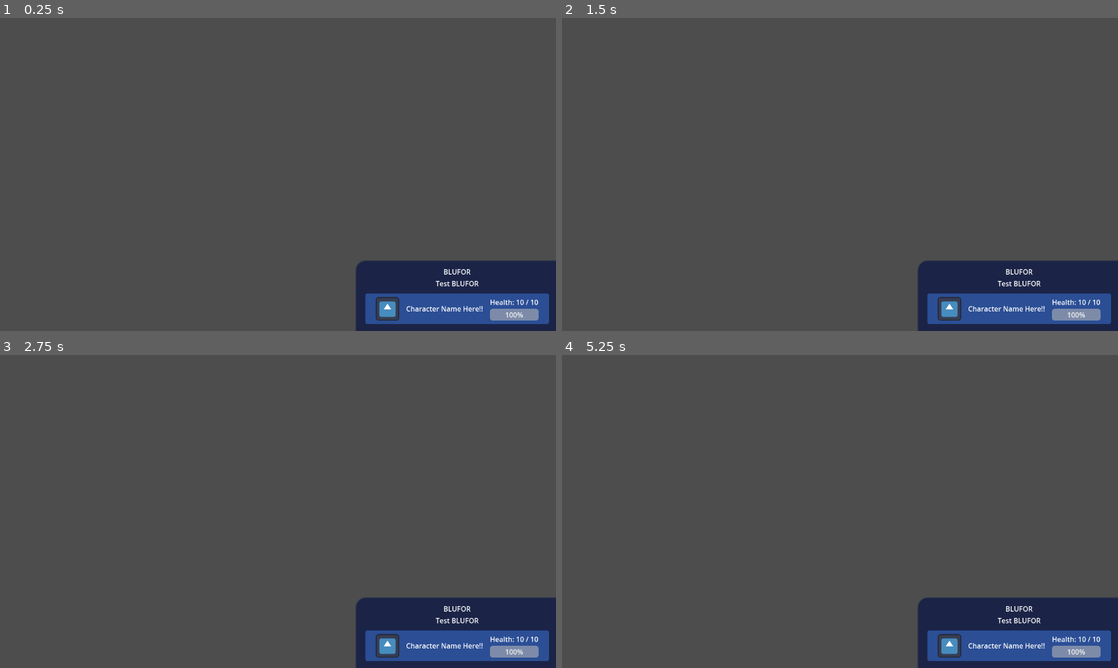
Above: before the commit, frames 1-4 (two rows, left to right).
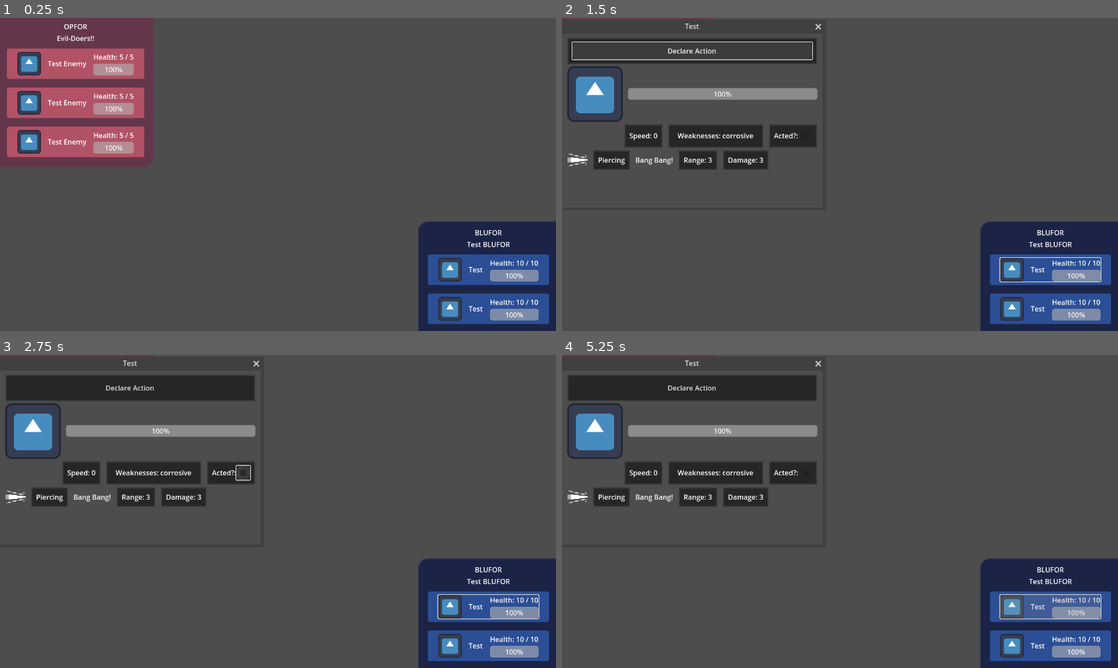
Above: after the commit, the same moments.

Repository: ScootsChan/susumeba-futatsu
Game: Godot game, scene res://scenes/main_ui.tscn
Two runs of this game, one before a commit and one after it. Both use one fixed random seed, a clock stepped at 60 frames per second and the inputs below. The project has no main scene, so this scene is started directly. The engine's default icon, where the game draws it, is replaced by a stand-in: a white triangle on a blue panel in a dark square.
Inputs (mouse positions are in pixels of both pictures, inside the frame that each line leads up to):
- Up to frame 1 (0.25 s): no input
- Up to frame 2 (1.5 s): click (1051, 268) at 0.52 s; click (689, 49) at 1.25 s, where only the run after the commit has a clickable "Declare Action"
- Up to frame 3 (2.75 s): click (244, 473) at 2.02 s
- Up to frame 4 (5.25 s): click (1051, 605) at 2.77 s; click (689, 386) at 3.5 s, where only the run after the commit has a clickable "Declare Action"; click (806, 473) at 4.27 s; click (1051, 605) at 5.02 s

The runs differ from the first frame. In frame 1, 15% of the frame differs, in the area x 1-100%, y 1-100%; in frame 2, 15%; in frame 3, 17%; in frame 4, 17%.
Error before the commit: Invalid assignment of property or key 'texture' with value of type 'CompressedTexture2D' on a base object of type 'Nil'. (res://scripts/character_ticker.gd:22)

Commit message:
main ui implementation

Diff:
--- a/data/characters/test_char.tres
+++ b/data/characters/test_char.tres
@@ -19,7 +19,7 @@
 sprite = ExtResource("3_xdiou")
 acted = false
 speed = 0
-weakness = ""
+weakness = "corrosive"
 health = 10
 max_health = 10
 attacks = Array[ExtResource("1_bd0pd")]([SubResource("Resource_i3hlp")])
--- a/data/teams/test_BLUFOR.tres
+++ b/data/teams/test_BLUFOR.tres
@@ -7,4 +7,4 @@
 [resource]
 script = ExtResource("1_x3wt3")
 team_name = "Test BLUFOR"
-lineup = Array[ExtResource("1_6e8r3")]([ExtResource("2_i1gja")])
+lineup = Array[ExtResource("1_6e8r3")]([ExtResource("2_i1gja"), ExtResource("2_i1gja")])
--- /dev/null
+++ b/data/teams/test_OPFOR.tres
@@ -0,0 +1,10 @@
+[gd_resource type="Resource" script_class="TeamData" load_steps=4 format=3 uid="uid://btpwmotwst626"]
+
+[ext_resource type="Script" path="res://scripts/resources/character_data.gd" id="1_wqnqc"]
+[ext_resource type="Script" path="res://scripts/resources/team.gd" id="2_iu7ii"]
+[ext_resource type="Resource" uid="uid://bvbqro74lan3o" path="res://data/characters/test_enemy.tres" id="2_ymeqc"]
+
+[resource]
+script = ExtResource("2_iu7ii")
+team_name = "Evil-Doers!!"
+lineup = Array[ExtResource("1_wqnqc")]([ExtResource("2_ymeqc"), ExtResource("2_ymeqc"), ExtResource("2_ymeqc")])
--- a/scenes/char_ticker.tscn
+++ b/scenes/char_ticker.tscn
@@ -1,27 +1,72 @@
-[gd_scene load_steps=5 format=3 uid="uid://bkf7gjcsviqns"]
+[gd_scene load_steps=11 format=3 uid="uid://bkf7gjcsviqns"]
 
+[ext_resource type="StyleBox" uid="uid://gjn2an8rcles" path="res://visuals/ui/blufor_ticker.tres" id="1_3ixdb"]
 [ext_resource type="Script" path="res://scripts/character_ticker.gd" id="1_g7w5s"]
 [ext_resource type="Texture2D" uid="uid://b5d2l4qh56jf0" path="res://icon.svg" id="2_4nc5s"]
 
-[sub_resource type="StyleBoxFlat" id="StyleBoxFlat_2ngji"]
+[sub_resource type="StyleBoxEmpty" id="StyleBoxEmpty_enydj"]
+
+[sub_resource type="StyleBoxFlat" id="StyleBoxFlat_vhjf8"]
+content_margin_left = 8.0
+content_margin_top = 8.0
+content_margin_right = 8.0
+content_margin_bottom = 8.0
+bg_color = Color(0.6, 0.6, 0.6, 0.192157)
+corner_radius_top_left = 12
+corner_radius_top_right = 12
+corner_radius_bottom_right = 12
+corner_radius_bottom_left = 12
+
+[sub_resource type="StyleBoxFlat" id="StyleBoxFlat_2py6d"]
+content_margin_left = 8.0
+content_margin_top = 8.0
+content_margin_right = 8.0
+content_margin_bottom = 8.0
+bg_color = Color(0.6, 0.6, 0.6, 0.427451)
+corner_radius_top_left = 12
+corner_radius_top_right = 12
+corner_radius_bottom_right = 12
+corner_radius_bottom_left = 12
+
+[sub_resource type="StyleBoxEmpty" id="StyleBoxEmpty_fdga3"]
+content_margin_left = 8.0
+content_margin_top = 8.0
+content_margin_right = 8.0
+content_margin_bottom = 8.0
+
+[sub_resource type="StyleBoxFlat" id="StyleBoxFlat_mqthf"]
+bg_color = Color(0.6, 0.6, 0.6, 0.192157)
+corner_radius_top_left = 12
+corner_radius_top_right = 12
+corner_radius_bottom_right = 12
+corner_radius_bottom_left = 12
+
+[sub_resource type="StyleBoxFlat" id="StyleBoxFlat_pacpd"]
 content_margin_left = 32.0
 content_margin_top = 16.0
 content_margin_right = 32.0
 content_margin_bottom = 16.0
-bg_color = Color(0.168627, 0.305882, 0.584314, 1)
+bg_color = Color(0.698039, 0.321569, 0.4, 1)
 border_width_left = 8
 border_width_top = 8
 border_width_right = 8
 border_width_bottom = 8
-border_color = Color(0.168627, 0.305882, 0.584314, 0)
+border_color = Color(0.698039, 0.321569, 0.4, 0)
 corner_radius_top_left = 12
 corner_radius_top_right = 12
 corner_radius_bottom_right = 12
 corner_radius_bottom_left = 12
 
 [sub_resource type="Theme" id="Theme_jvf60"]
+Button/styles/disabled = SubResource("StyleBoxEmpty_enydj")
+Button/styles/hover = SubResource("StyleBoxFlat_vhjf8")
+Button/styles/hover_pressed = SubResource("StyleBoxFlat_2py6d")
+Button/styles/normal = SubResource("StyleBoxEmpty_fdga3")
+Button/styles/pressed = SubResource("StyleBoxFlat_mqthf")
+EnemyPanel/base_type = &"PanelContainer"
+EnemyPanel/styles/panel = SubResource("StyleBoxFlat_pacpd")
 HBoxContainer/constants/separation = 16
-PanelContainer/styles/panel = SubResource("StyleBoxFlat_2ngji")
+PanelContainer/styles/panel = ExtResource("1_3ixdb")
 
 [node name="CharTicker" type="PanelContainer"]
 offset_right = 40.0
@@ -54,3 +99,8 @@
 size_flags_vertical = 3
 max_value = 10.0
 step = 1.0
+
+[node name="Select" type="Button" parent="."]
+layout_mode = 2
+
+[connection signal="button_up" from="Select" to="." method="_on_select_button_up"]
--- a/scenes/combat_tiles.tscn
+++ b/scenes/combat_tiles.tscn
@@ -23,3 +23,5 @@
 script = ExtResource("2_3mvoa")
 
 [node name="main_ui" parent="." instance=ExtResource("3_twcmv")]
+offset_right = 1280.0
+offset_bottom = 720.0
--- a/scenes/main_ui.tscn
+++ b/scenes/main_ui.tscn
@@ -1,22 +1,25 @@
-[gd_scene load_steps=4 format=3 uid="uid://6evq1w52p54j"]
+[gd_scene load_steps=5 format=3 uid="uid://6evq1w52p54j"]
 
+[ext_resource type="StyleBox" uid="uid://co7ntdu0fqsox" path="res://visuals/ui/player_info_panel.tres" id="1_4f8mo"]
 [ext_resource type="Script" path="res://scripts/main_ui.gd" id="1_djvmp"]
 
-[sub_resource type="StyleBoxFlat" id="StyleBoxFlat_typcm"]
-content_margin_left = 16.0
-content_margin_top = 16.0
-content_margin_right = 8.0
-content_margin_bottom = 8.0
-bg_color = Color(0.105882, 0.141176, 0.278431, 1)
-border_width_left = 4
-border_width_top = 4
-border_color = Color(0.105882, 0.141176, 0.278431, 0)
+[sub_resource type="StyleBoxFlat" id="StyleBoxFlat_bcrm2"]
+content_margin_left = 8.0
+content_margin_top = 8.0
+content_margin_right = 16.0
+content_margin_bottom = 16.0
+bg_color = Color(0.392157, 0.211765, 0.294118, 1)
+border_width_right = 4
+border_width_bottom = 4
+border_color = Color(0.392157, 0.211765, 0.294118, 0)
 border_blend = true
-corner_radius_top_left = 24
+corner_radius_bottom_right = 24
 
 [sub_resource type="Theme" id="Theme_j5wdv"]
+EnemyPanel/base_type = &"PanelContainer"
+EnemyPanel/styles/panel = SubResource("StyleBoxFlat_bcrm2")
 PlayerPanel/base_type = &"PanelContainer"
-PlayerPanel/styles/panel = SubResource("StyleBoxFlat_typcm")
+PlayerPanel/styles/panel = ExtResource("1_4f8mo")
 
 [node name="main_ui" type="Control"]
 layout_mode = 3
@@ -53,3 +56,22 @@
 layout_mode = 2
 text = "Team Name Here"
 horizontal_alignment = 1
+
+[node name="EnemyBox" type="PanelContainer" parent="."]
+layout_mode = 0
+offset_right = 40.0
+offset_bottom = 40.0
+theme_type_variation = &"EnemyPanel"
+
+[node name="EnemyVBox" type="VBoxContainer" parent="EnemyBox"]
+layout_mode = 2
+
+[node name="OPFORLabel" type="Label" parent="EnemyBox/EnemyVBox"]
+layout_mode = 2
+text = "OPFOR"
+horizontal_alignment = 1
+
+[node name="TeamNameLabel" type="Label" parent="EnemyBox/EnemyVBox"]
+layout_mode = 2
+text = "Team Name Here"
+horizontal_alignment = 1
--- a/scripts/char_info.gd
+++ b/scripts/char_info.gd
@@ -6,14 +6,15 @@
 @onready var main_vbox: VBoxContainer = $CharContainer/MainVBox
 @onready var act_check: CheckBox = $CharContainer/MainVBox/StatHBox/ActPanel/ActHBox/ActCheck
 @onready var declare_button: Button = $CharContainer/MainVBox/DeclarePanel/DeclareButton
+@onready var sprite: TextureRect = $CharContainer/MainVBox/TitleHBox/Sprite
 
 
 const TEST_CHAR = preload("res://data/characters/test_char.tres")
 
 # Called when the node enters the scene tree for the first time.
 func _ready() -> void:
-	load_data(TEST_CHAR)
-	#pass # Replace with function body.
+	#load_data(TEST_CHAR)
+	pass # Replace with function body.
 
 
 # Called every frame. 'delta' is the elapsed time since the previous frame.
@@ -24,6 +25,7 @@
 	self.title = data.char_name
 	hp_bar.value = data.health
 	hp_bar.max_value = data.max_health
+	sprite.texture = data.sprite
 	speed_label.text = "Speed: "+str(data.speed)
 	weakness_label.text = "Weaknesses: "+data.weakness
 	if data.acted == true:
--- a/scripts/character_ticker.gd
+++ b/scripts/character_ticker.gd
@@ -3,13 +3,15 @@
 @onready var name_label: Label = $MainHBox/NameLabel
 @onready var hp_bar: ProgressBar = $MainHBox/HPVBox/HPBar
 @onready var hp_label: Label = $MainHBox/HPVBox/HPLabel
-
+@onready var select: Button = $Select
+const TEST_CHAR = preload("res://data/characters/test_char.tres")
+const CHAR_INFO = preload("res://scenes/char_info.tscn")
 var char_data: CharacterData
 
 # Called when the node enters the scene tree for the first time.
 func _ready() -> void:
 	pass # Replace with function body.
-
+	#load_data(TEST_CHAR)
 
 # Called every frame. 'delta' is the elapsed time since the previous frame.
 func _process(delta: float) -> void:
@@ -21,3 +23,10 @@
 	char_data = data
 	sprite.texture = data.sprite
 	name_label.text = data.char_name
+	if data.allegiance != "BLUFOR":
+		select.disabled = true
+
+func _on_select_button_up() -> void:
+	var char_info = CHAR_INFO.instantiate()
+	add_child(char_info)
+	char_info.load_data(char_data)
--- a/scripts/main_ui.gd
+++ b/scripts/main_ui.gd
@@ -1,13 +1,18 @@
 extends Control
 @onready var team_name_label: Label = $PlayerBox/PlayerVBox/TeamNameLabel
 @onready var player_vbox: VBoxContainer = $PlayerBox/PlayerVBox
+@onready var enemy_name_label: Label = $EnemyBox/EnemyVBox/TeamNameLabel
+@onready var enemy_vbox: VBoxContainer = $EnemyBox/EnemyVBox
+
 
 const CHAR_TICKER = preload("res://scenes/char_ticker.tscn")
 const TEST_BLUFOR = preload("res://data/teams/test_BLUFOR.tres")
+const TEST_OPFOR = preload("res://data/teams/test_OPFOR.tres")
 
 # Called when the node enters the scene tree for the first time.
 func _ready() -> void:
-	load_data(TEST_BLUFOR)
+	load_player_data(TEST_BLUFOR)
+	load_enemy_data(TEST_OPFOR)
 	#pass # Replace with function body.
 
 
@@ -15,9 +20,17 @@
 func _process(delta: float) -> void:
 	pass
 
-func load_data(player_data: TeamData):
+func load_player_data(player_data: TeamData):
 	team_name_label.text = player_data.team_name
 	for n in player_data.lineup.size():
 		var player_ticker = CHAR_TICKER.instantiate()
+		player_vbox.add_child(player_ticker)
 		player_ticker.load_data(player_data.lineup[n])
-		player_vbox.add_child(player_ticker)
+
+func load_enemy_data(enemy_data: TeamData):
+	enemy_name_label.text = enemy_data.team_name
+	for n in enemy_data.lineup.size():
+		var enemy_ticker = CHAR_TICKER.instantiate()
+		enemy_vbox.add_child(enemy_ticker)
+		enemy_ticker.theme_type_variation = "EnemyPanel"
+		enemy_ticker.load_data(enemy_data.lineup[n])
--- /dev/null
+++ b/visuals/ui/blufor_ticker.tres
@@ -0,0 +1,17 @@
+[gd_resource type="StyleBoxFlat" format=3 uid="uid://gjn2an8rcles"]
+
+[resource]
+content_margin_left = 32.0
+content_margin_top = 16.0
+content_margin_right = 32.0
+content_margin_bottom = 16.0
+bg_color = Color(0.168627, 0.305882, 0.584314, 1)
+border_width_left = 8
+border_width_top = 8
+border_width_right = 8
+border_width_bottom = 8
+border_color = Color(0.168627, 0.305882, 0.584314, 0)
+corner_radius_top_left = 12
+corner_radius_top_right = 12
+corner_radius_bottom_right = 12
+corner_radius_bottom_left = 12
--- /dev/null
+++ b/visuals/ui/player_info_panel.tres
@@ -0,0 +1,13 @@
+[gd_resource type="StyleBoxFlat" format=3 uid="uid://co7ntdu0fqsox"]
+
+[resource]
+content_margin_left = 16.0
+content_margin_top = 16.0
+content_margin_right = 8.0
+content_margin_bottom = 8.0
+bg_color = Color(0.105882, 0.141176, 0.278431, 1)
+border_width_left = 4
+border_width_top = 4
+border_color = Color(0.105882, 0.141176, 0.278431, 0)
+border_blend = true
+corner_radius_top_left = 24
